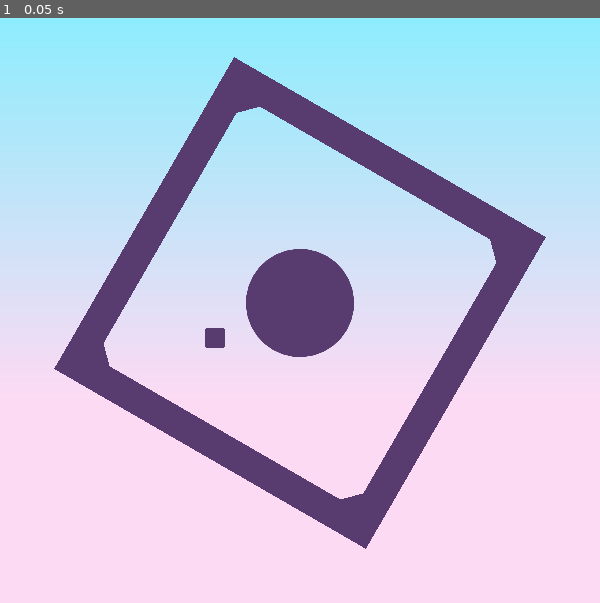
Above: before the commit, frame 1.
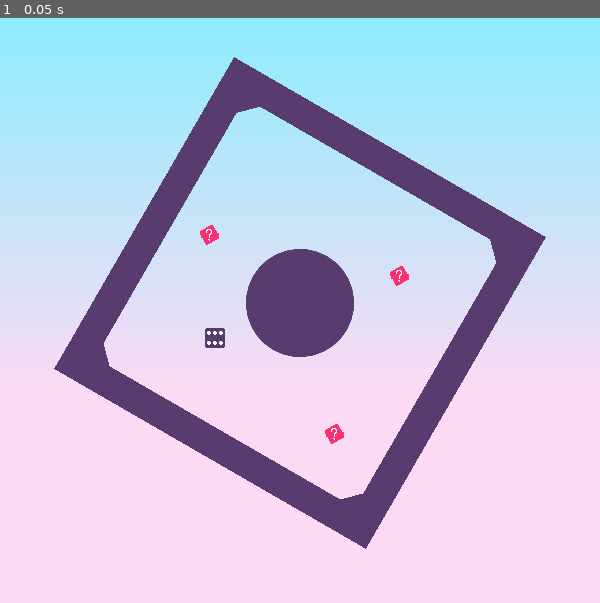
Above: after the commit, the same moment.

Repository: ardoardo02/Project-GMTK-2022
Game: Godot game, scene res://Main.tscn
The game is run twice, just before and just after one commit, with the same random seed, the same clock (stepped at 60 frames per second) and the same inputs.
Inputs:
- Up to frame 1 (0.05 s): no input

The runs differ from the first frame. In frame 1, 0.2% of the frame differs, in the area x 33-69%, y 35-73%.

Commit message:
change dice look

Diff:
--- /dev/null
+++ b/Main.gd
@@ -0,0 +1,20 @@
+extends Node2D
+
+
+# Declare member variables here. Examples:
+# var a = 2
+# var b = "text"
+
+
+# Called when the node enters the scene tree for the first time.
+func _ready():
+	pass # Replace with function body.
+
+
+# Called every frame. 'delta' is the elapsed time since the previous frame.
+#func _process(delta):
+#	pass
+
+
+func _on_Poin3_hit():
+	pass # Replace with function body.
--- a/Main.tscn
+++ b/Main.tscn
@@ -1,8 +1,10 @@
-[gd_scene load_steps=6 format=2]
+[gd_scene load_steps=8 format=2]
 
 [ext_resource path="res://Scene/Map.tscn" type="PackedScene" id=1]
 [ext_resource path="res://Scene/Daisu.tscn" type="PackedScene" id=2]
 [ext_resource path="res://Scene/User.tscn" type="PackedScene" id=3]
+[ext_resource path="res://Scene/Poin/Poin.tscn" type="PackedScene" id=4]
+[ext_resource path="res://Main.gd" type="Script" id=5]
 
 [sub_resource type="Gradient" id=1]
 offsets = PoolRealArray( 0, 0.659091 )
@@ -13,6 +15,7 @@
 width = 1024
 
 [node name="Main" type="Node2D"]
+script = ExtResource( 5 )
 
 [node name="TextureRect" type="TextureRect" parent="."]
 margin_left = 600.0
@@ -35,3 +38,15 @@
 
 [node name="User" parent="." instance=ExtResource( 3 )]
 position = Vector2( 154, 333 )
+
+[node name="Poin" parent="." instance=ExtResource( 4 )]
+position = Vector2( 334, 431 )
+scale = Vector2( 0.05, 0.05 )
+
+[node name="Poin2" parent="." instance=ExtResource( 4 )]
+position = Vector2( 209, 232 )
+scale = Vector2( 0.05, 0.05 )
+
+[node name="Poin3" parent="." instance=ExtResource( 4 )]
+position = Vector2( 399, 273 )
+scale = Vector2( 0.05, 0.05 )
--- a/Scene/Daisu.tscn
+++ b/Scene/Daisu.tscn
@@ -9,6 +9,13 @@
 corner_radius_top_right = 5
 corner_radius_bottom_right = 5
 corner_radius_bottom_left = 5
+
+[sub_resource type="StyleBoxFlat" id=4]
+bg_color = Color( 1, 1, 1, 1 )
+corner_radius_top_left = 25
+corner_radius_top_right = 25
+corner_radius_bottom_right = 25
+corner_radius_bottom_left = 25
 
 [sub_resource type="RectangleShape2D" id=2]
 
@@ -29,6 +36,73 @@
 "_edit_use_anchors_": false
 }
 
+[node name="Titik" type="Panel" parent="Panel"]
+margin_left = 16.0
+margin_top = 6.0
+margin_right = 31.0
+margin_bottom = 21.0
+rect_scale = Vector2( 0.5, 0.5 )
+custom_styles/panel = SubResource( 4 )
+__meta__ = {
+"_edit_use_anchors_": false
+}
+
+[node name="Titik2" type="Panel" parent="Panel"]
+margin_left = 28.0
+margin_top = 6.0
+margin_right = 43.0
+margin_bottom = 21.0
+rect_scale = Vector2( 0.5, 0.5 )
+custom_styles/panel = SubResource( 4 )
+__meta__ = {
+"_edit_use_anchors_": false
+}
+
+[node name="Titik3" type="Panel" parent="Panel"]
+margin_left = 4.0
+margin_top = 6.0
+margin_right = 19.0
+margin_bottom = 21.0
+rect_scale = Vector2( 0.5, 0.5 )
+custom_styles/panel = SubResource( 4 )
+__meta__ = {
+"_edit_use_anchors_": false
+}
+
+[node name="Titik4" type="Panel" parent="Panel"]
+margin_left = 4.0
+margin_top = 26.0
+margin_right = 19.0
+margin_bottom = 41.0
+rect_scale = Vector2( 0.5, 0.5 )
+custom_styles/panel = SubResource( 4 )
+__meta__ = {
+"_edit_use_anchors_": false
+}
+
+[node name="Titik5" type="Panel" parent="Panel"]
+margin_left = 16.0
+margin_top = 26.0
+margin_right = 31.0
+margin_bottom = 41.0
+rect_scale = Vector2( 0.5, 0.5 )
+custom_styles/panel = SubResource( 4 )
+__meta__ = {
+"_edit_use_anchors_": false
+}
+
+[node name="Titik6" type="Panel" parent="Panel"]
+margin_left = 28.0
+margin_top = 26.0
+margin_right = 43.0
+margin_bottom = 41.0
+rect_scale = Vector2( 0.5, 0.5 )
+custom_styles/panel = SubResource( 4 )
+__meta__ = {
+"_edit_use_anchors_": false
+}
+
 [node name="CollisionShape2D" type="CollisionShape2D" parent="."]
+visible = false
 light_mask = 2
 shape = SubResource( 2 )
--- /dev/null
+++ b/Scene/Poin/Poin.gd
@@ -0,0 +1,18 @@
+extends Area2D
+
+
+signal hit
+
+
+func _ready():
+	pass # Replace with function body.
+
+
+func _on_Poin_body_entered(body):
+	if body.get_name() == "Daisu":
+		queue_free()
+
+
+func _on_Poin_tree_exited():
+	emit_signal("hit")
+	print("signal send")
--- /dev/null
+++ b/Scene/Poin/Poin.tscn
@@ -0,0 +1,17 @@
+[gd_scene load_steps=3 format=2]
+
+[ext_resource path="res://Scene/Poin/Poin.png" type="Texture" id=1]
+[ext_resource path="res://Scene/Poin/Poin.gd" type="Script" id=2]
+
+[node name="Poin" type="Area2D"]
+script = ExtResource( 2 )
+
+[node name="Sprite" type="Sprite" parent="."]
+scale = Vector2( 0.1, 0.1 )
+texture = ExtResource( 1 )
+
+[node name="CollisionPolygon2D" type="CollisionPolygon2D" parent="."]
+polygon = PoolVector2Array( 58, -212, -204, -60, -42, 206, 218, 53 )
+
+[connection signal="body_entered" from="." to="." method="_on_Poin_body_entered"]
+[connection signal="tree_exited" from="." to="." method="_on_Poin_tree_exited"]
Not shown: 1 places in Scene/Daisu.tscn that only renumber resources
Binary file added: Scene/Poin/Poin.png
Not shown, added: Scene/Poin/Poin.png.import
